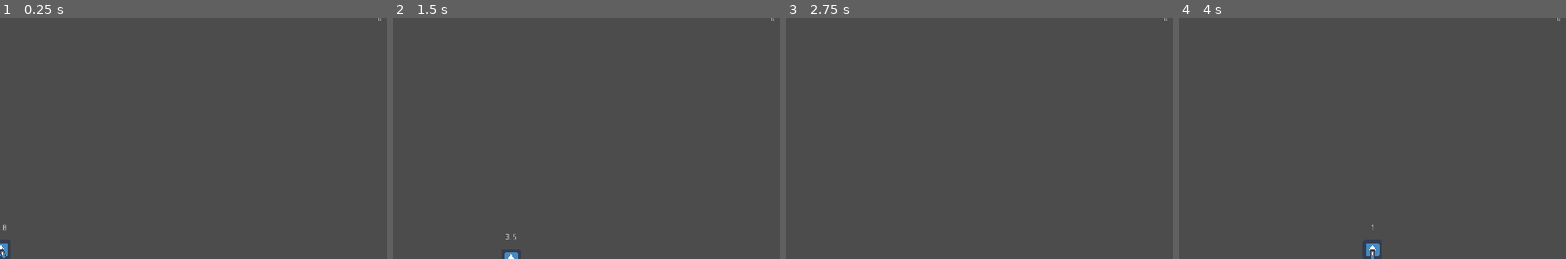
Above: before the commit, frames 1-4 (left to right).
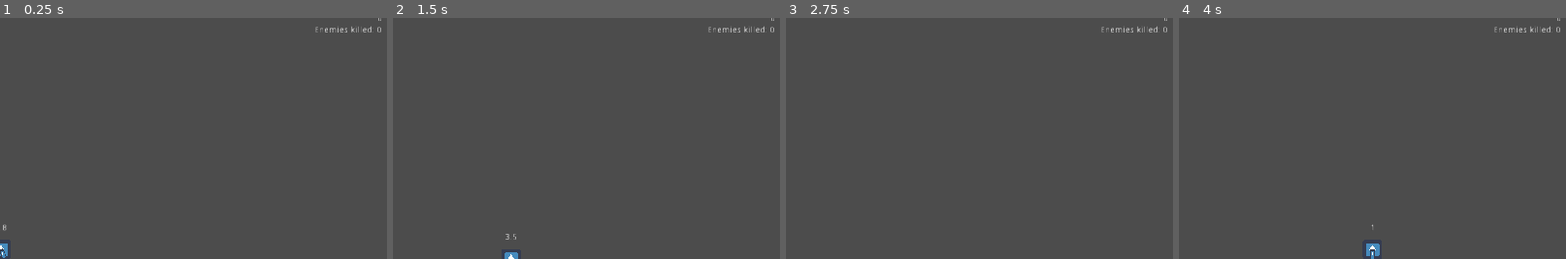
Above: after the commit, the same moments.

Repository: skarnl/gmtk-game-jam
Game: Godot game, scene res://screens/splash.tscn
Two runs of this game, one before a commit and one after it. Both use one fixed random seed, a clock stepped at 60 frames per second and the inputs below. The engine's default icon, where the game draws it, is replaced by a stand-in: a white triangle on a blue panel in a dark square.
Inputs:
- Up to frame 1 (0.25 s): no input
- Up to frame 2 (1.5 s): tap Enter at 0.5 s; hold Right (ui_right) 0.53-1.28 s; hold Down (ui_down) from 1.28 s (still down)
- Up to frame 3 (2.75 s): release Down (ui_down) at 2.03 s; hold Right (ui_right) from 2.03 s (still down)
- Up to frame 4 (4 s): release Right (ui_right) at 2.78 s; hold Up (ui_up) 2.78-3.53 s; hold Left (ui_left) from 3.53 s (still down)
The pictures show only the part of the screen within x 50-100%, y 2-52%; the shares and areas given below are measured in that part.

The runs differ from the first frame. In frame 1, 0.2% of the frame differs, in the area x 81-99%, y 3-7%; in frame 2, 0.2%; in frame 3, 0.2%; in frame 4, 0.2%.

Commit message:
Show enemies killed count

Diff:
--- a/gui/hud.tscn
+++ b/gui/hud.tscn
@@ -124,7 +124,21 @@
 "_edit_use_anchors_": false
 }
 
+[node name="enemy_text" type="Label" parent="Score"]
+anchor_left = 1.0
+anchor_right = 1.0
+margin_left = -207.0
+margin_top = 31.0
+margin_right = -12.0
+margin_bottom = 45.0
+text = "0000000000"
+align = 2
+__meta__ = {
+"_edit_use_anchors_": false
+}
+
 [node name="GameOver" type="Control" parent="."]
+visible = false
 anchor_right = 1.0
 anchor_bottom = 1.0
 __meta__ = {
--- a/gui/score.gd
+++ b/gui/score.gd
@@ -1,14 +1,16 @@
 extends Control
-
-onready var score_text = $score_text
 
 func _ready():
 	reset()
 
+
+func set_enemies_killed(number):
+	$enemy_text.text = 'Enemies killed: %s' % str(number)
+
+
 func set_score(score):
-	print("score = ", score)
-
-	score_text.text = str(score)
+	$score_text.text = str(score)
 
 func reset():
 	set_score(0)
+	set_enemies_killed(0)
--- a/screens/game/game.gd
+++ b/screens/game/game.gd
@@ -12,6 +12,7 @@
 const ENEMY_DIFFICULTY_RATIO = 0.97
 
 var _score = 0
+var _enemies_killed = 0
 
 enum STATES {
 	PLAY,
@@ -40,7 +41,6 @@
 	$'../HUD/Debug'.set_text(text)
 
 func _on_EnemyTimer_timeout():
-	#TODO check hoeveel enemies we hier al hebben
 	spawn_enemy()
 
 
@@ -50,11 +50,7 @@
 	var enemy_position = player_position
 
 	while enemy_position.distance_to(player_position) < 150:
-		print("pre distance = ", enemy_position.distance_to(player_position))
-
 		enemy_position = Vector2(rnd.randf_range(0, screen_size.x), rnd.randf_range(0, screen_size.y))
-
-	print("post distance = ", enemy_position.distance_to(player_position))
 
 	enemy.position = enemy_position
 
@@ -68,6 +64,8 @@
 	$'../HUD/Timers'.update_change_time(time_left)
 
 func _on_enemy_killed(enemy):
+	_enemies_killed += 1
+	_update_enemies_killed()
 	_update_score(enemy.points_when_killed)
 	_increase_difficulty()
 
@@ -78,12 +76,16 @@
 func _increase_difficulty():
 	enemy_timer.wait_time *= ENEMY_DIFFICULTY_RATIO
 
+func _update_enemies_killed():
+	$'../HUD/Score'.set_enemies_killed(_enemies_killed)
+
 func _update_score(amount):
-	_score += amount
+	_score += stepify(amount, 0.01) * 100
 	$'../HUD/Score'.set_score(_score)
 
 func reset():
 	_score = 0
+	_enemies_killed = 0
 	$'../HUD/Score'.reset()
 	player.reset()
 	_hide_game_over()
@@ -144,10 +146,6 @@
 	pass
 
 func _unhandled_key_input(event):
-	print("unhandled key input")
-
-	print(event)
-
 	if event.is_action_pressed('ui_paused'):
 		_change_state(STATES.PAUSED)
 
